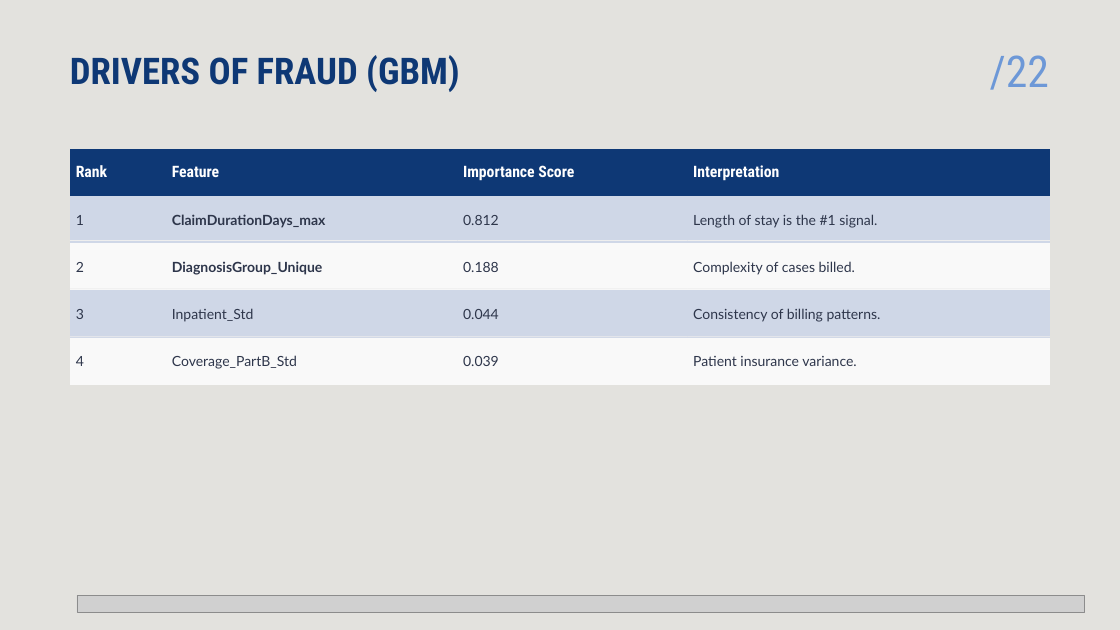
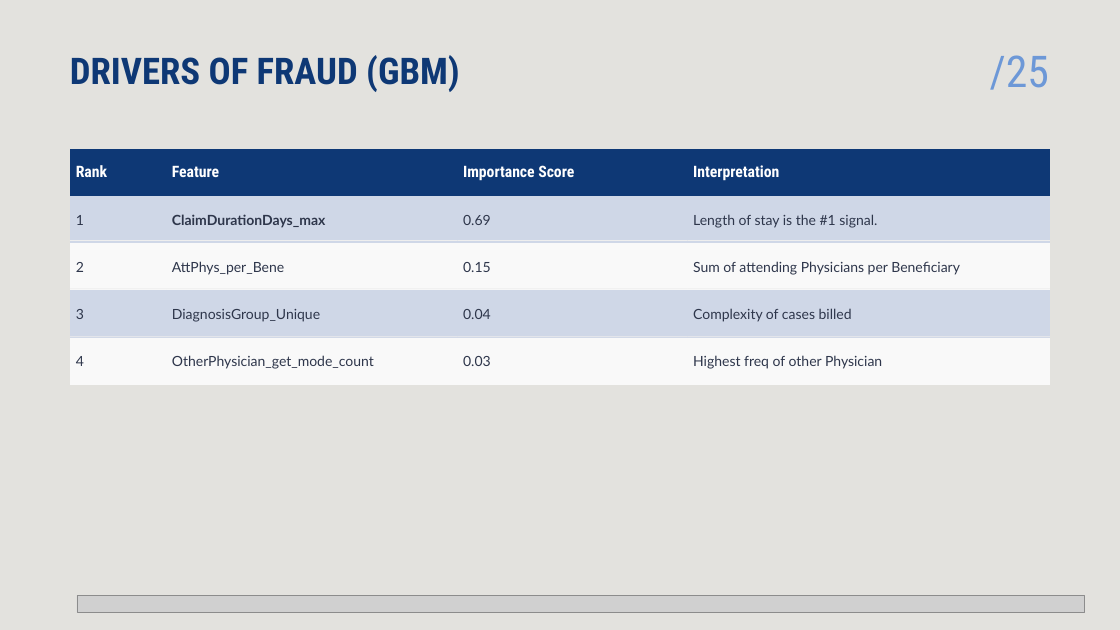
Before and after one commit to Ali-Tharwat/fraud_detection_project, a slide deck: slide 26 of reports/presentation.pptx (slide 23 before the commit). Drawn at 1120x630 pixels with LibreOffice and Linux fonts; fonts in the diff are those of the drawing; grey boxes stand for pictures. Boxes give left, top, right and bottom in pixels: in the first picture for what was removed or moved away, otherwise in the second. Text is boxed around its words. In the diff, an @@ line names an element or a change of style, - is before the commit and + after.

```diff
--- a/reports/presentation.pptx
+++ b/reports/presentation.pptx
@@ text at [990, 55, 1049, 90]: text changed @@
-/22
+/25
@@ table at [70, 149, 1050, 424] @@
-row 2, column 3: 0.812
+row 2, column 3: 0.69
-row 3: 2 | DiagnosisGroup_Unique | 0.188 | Complexity of cases billed.
+row 3: 2 | AttPhys_per_Bene | 0.15 | Sum of attending Physicians per Beneficiary
-row 4: 3 | Inpatient_Std | 0.044 | Consistency of billing patterns.
+row 4: 3 | DiagnosisGroup_Unique | 0.04 | Complexity of cases billed
-row 5: 4 | Coverage_PartB_Std | 0.039 | Patient insurance variance.
+row 5: 4 | OtherPhysician_get_mode_count | 0.03 | Highest freq of other Physician
```
Also in this commit, not shown: 20 other slides changed, 5 slides added, 1 slide removed, 1 other file.
